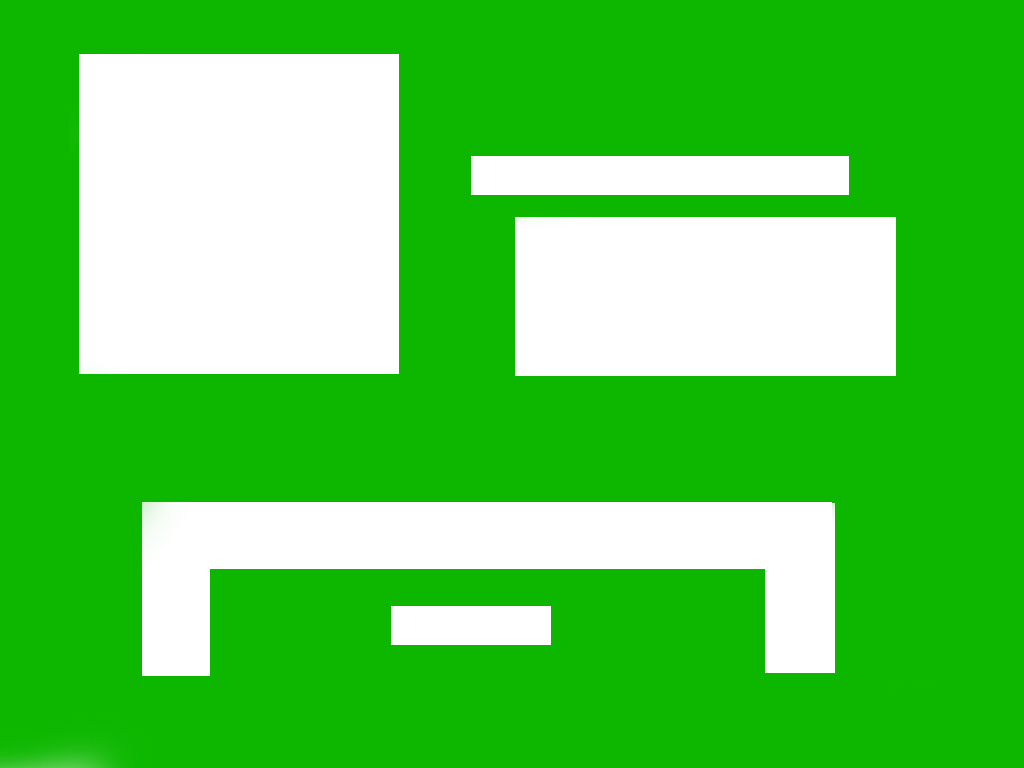
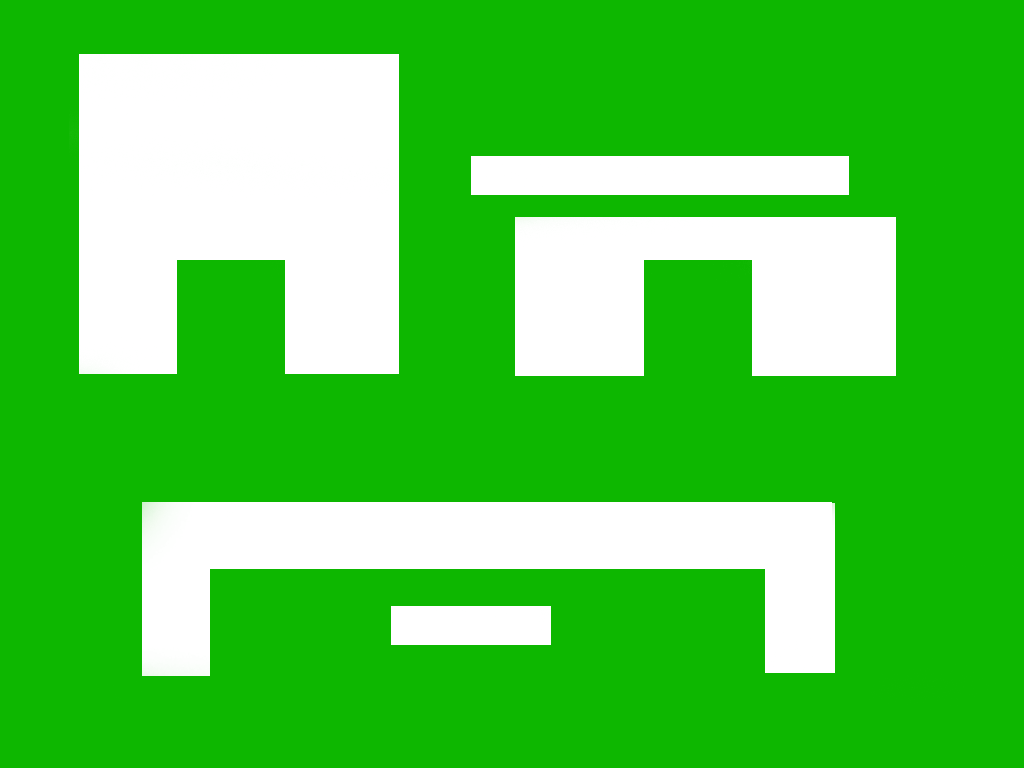
Layered file, before and after one edit (1024px x 768px). Changes by layer:
added layer "Layer 4" above "Layer 3" over [644,260,752,376]
added layer "Layer 3" above "Layer 1" over [177,260,285,374]
painted on "Background" over [0,653,210,768]
